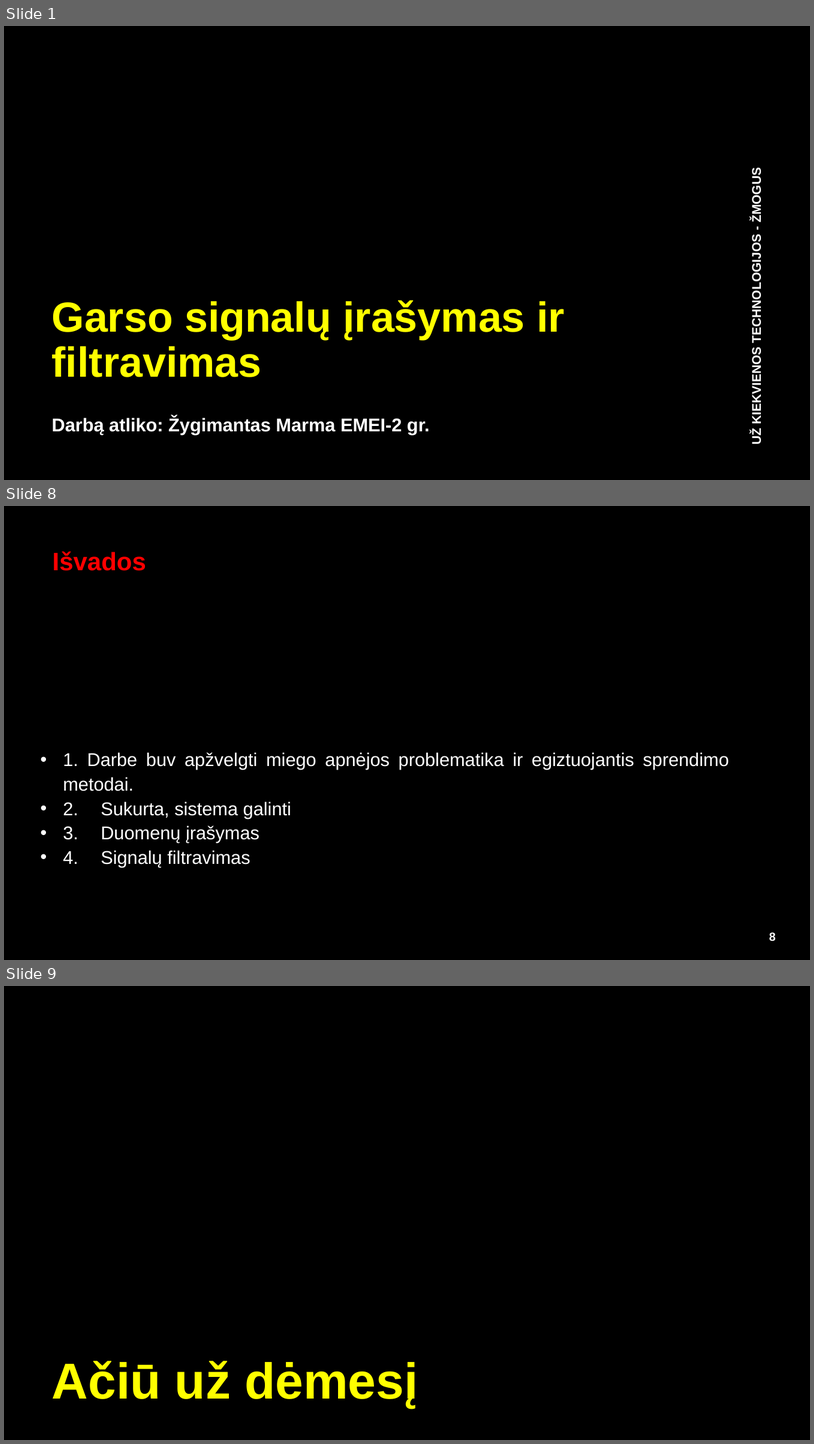
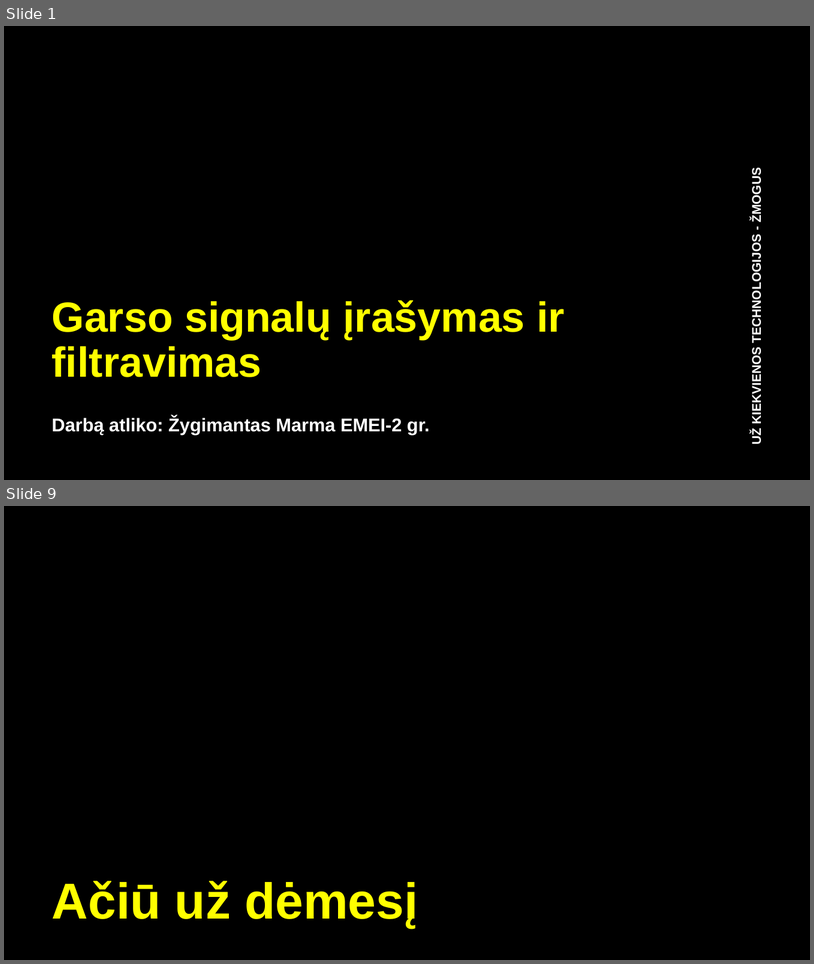
Before and after one commit to IamAidas/sem11-DSP, a slide deck: individualProject/audioProjectDsp_EEF.pptx. Shown one above the other, each under a label of ours: slides 1, 8 and 9 before the commit, slides 1 and 9 after it; the slides between them are not shown. The pictures are 814x1444 and 814x964 pixels, drawn with LibreOffice and Linux fonts; fonts in the diff are those of the drawing; background and template pictures are left out. Boxes give left, top, right and bottom in pixels: in the first picture for what was removed or moved away, otherwise in the second. Text is boxed around its words. In the diff, an @@ line names an element or a change of style, - is before the commit and + after.

```diff
--- a/individualProject/audioProjectDsp_EEF.pptx
+++ b/individualProject/audioProjectDsp_EEF.pptx
@@ slide 8 removed at [4, 506, 810, 960], background #000000 @@
@@ text removed at [53, 551, 146, 571] @@
-Išvados
@@ text removed at [63, 752, 729, 867] @@
-• 1. Darbe buv apžvelgti miego apnėjos problematika ir egiztuojantis sprendimo metodai.
-• 2. Sukurta, sistema galinti
-• 3. Duomenų įrašymas
-• 4. Signalų filtravimas
@@ page number removed at [770, 932, 776, 940] @@
-8
```
Also in this commit, not shown: 2 slides changed, 5 slides added, 4 other slides removed, 1 other file.
